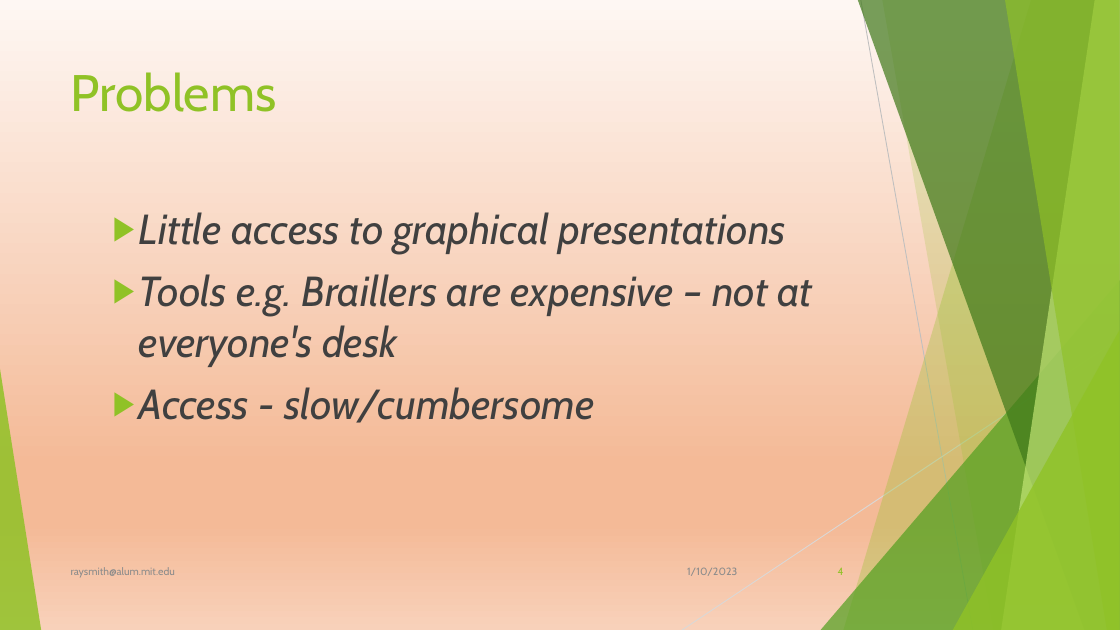
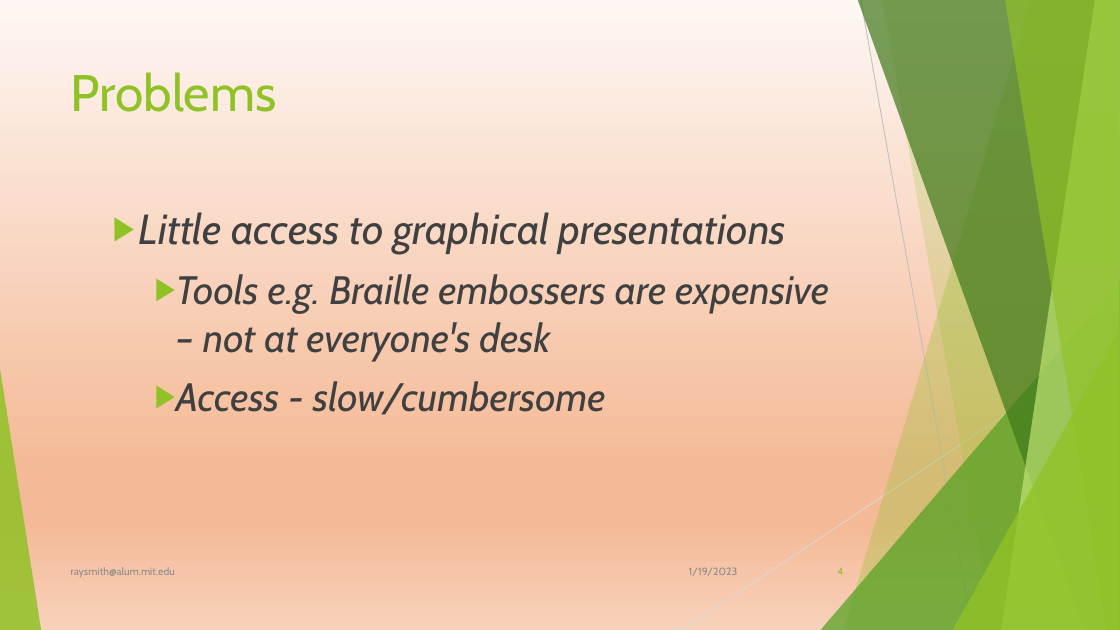
Before and after one commit to raysmith619/Introduction-To-Programming, a slide deck: slide 4 of Docs/ForTheBlind/Visually Imparied Introduction.pptx. Drawn at 1120x630 pixels with LibreOffice and Linux fonts; fonts in the diff are those of the drawing. Boxes give left, top, right and bottom in pixels: in the first picture for what was removed or moved away, otherwise in the second. Text is boxed around its words. In the diff, an @@ line names an element or a change of style, - is before the commit and + after.

```diff
--- a/Docs/ForTheBlind/Visually Imparied Introduction.pptx
+++ b/Docs/ForTheBlind/Visually Imparied Introduction.pptx
@@ text at (176,274,829,361): text changed; size 36 to 34 pt @@
-  ▶ Tools e.g. Braillers are expensive – not at everyone's desk
+    ▶ Tools e.g. Braille embossers are expensive – not at everyone's desk
@@ text at (176,381,606,415): size 36 to 34 pt in "Access - slow/cumbersome"; list level 2 to 3 in "Access - slow/cumbersome" @@
@@ text at (689,567,738,576): text changed @@
-1/10/2023
+1/19/2023
```
Also in this commit, not shown: 19 other slides changed, 15 slides added.
